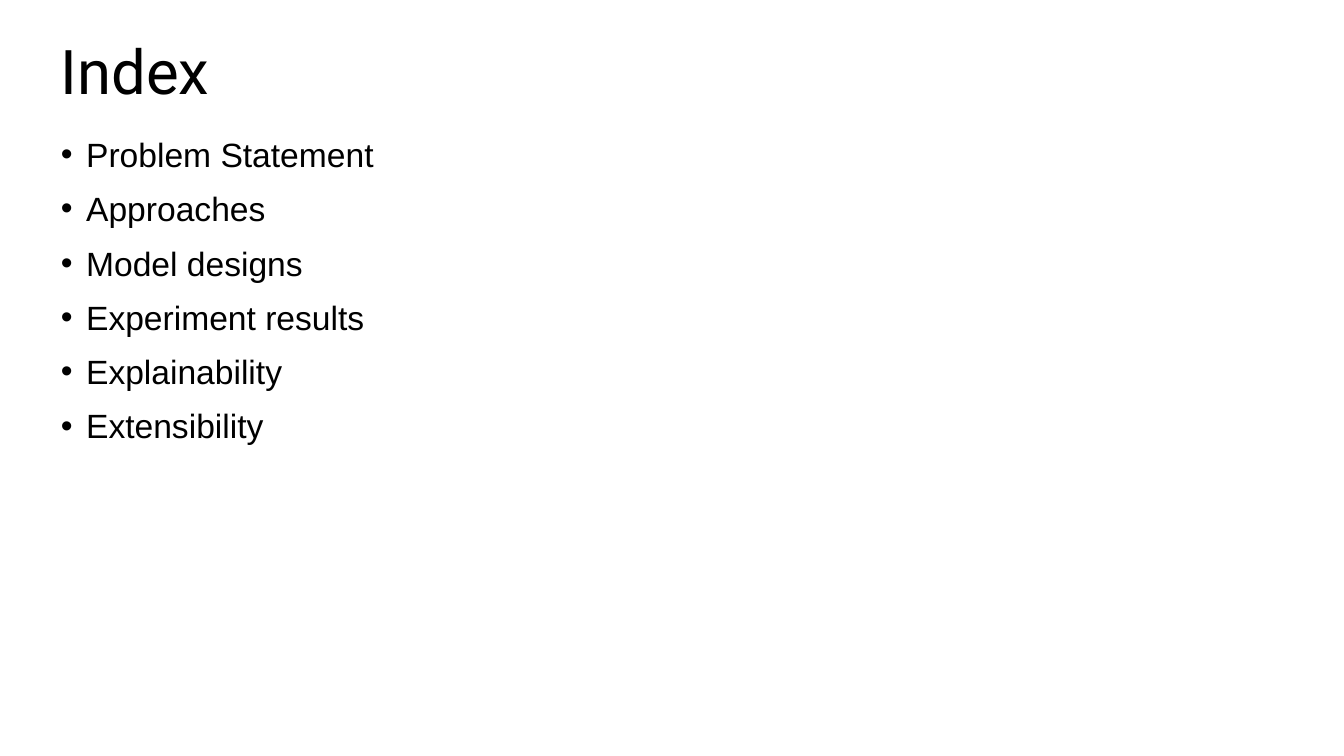
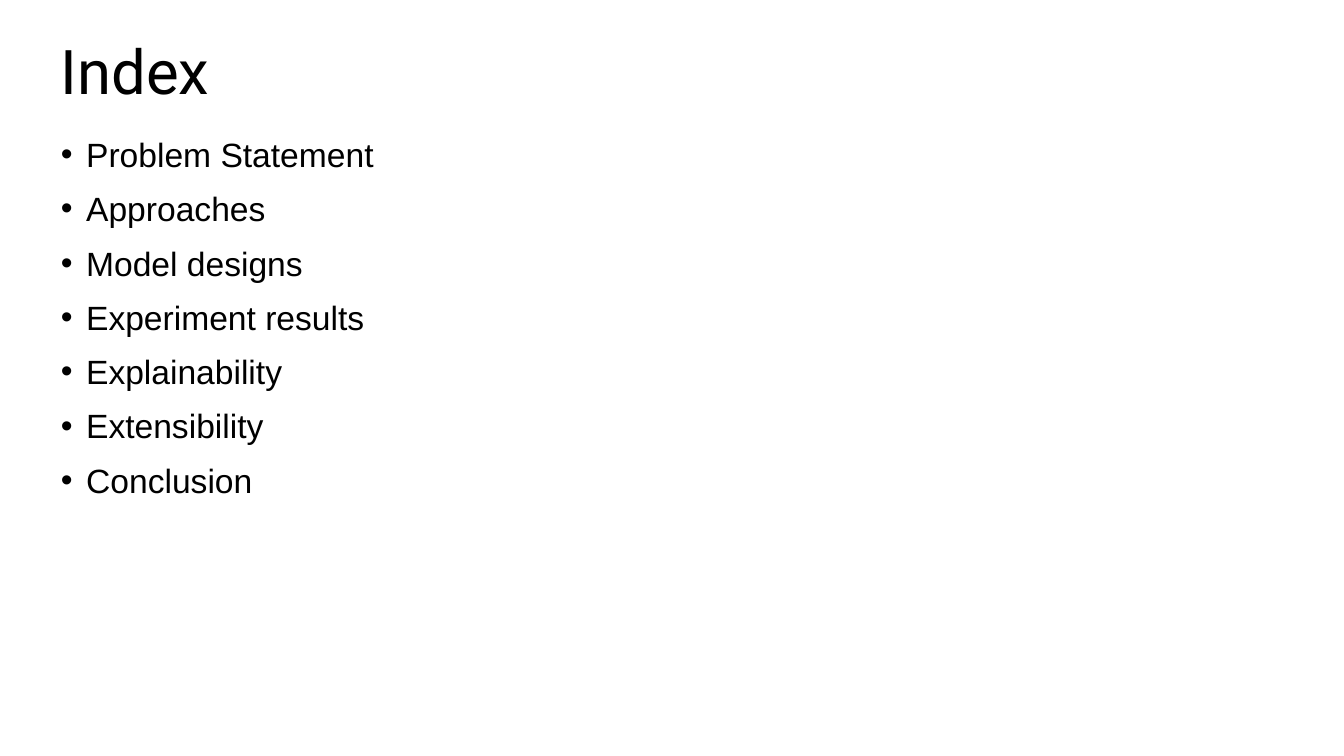
Before and after one commit to tanalpha-aditya/Advanced_Semantic_similarity, a slide deck: slide 2 of 4-final_report.pptx. Drawn at 1344x756 pixels with LibreOffice and Linux fonts; fonts in the diff are those of the drawing. Boxes give left, top, right and bottom in pixels: in the first picture for what was removed or moved away, otherwise in the second. Text is boxed around its words. In the diff, an @@ line names an element or a change of style, - is before the commit and + after.

```diff
--- a/4-final_report.pptx
+++ b/4-final_report.pptx
@@ text at [86,468,252,494]: paragraph added @@
+• Conclusion
```
Also in this commit, not shown: 5 other slides changed, 3 slides added, 6 other files.
